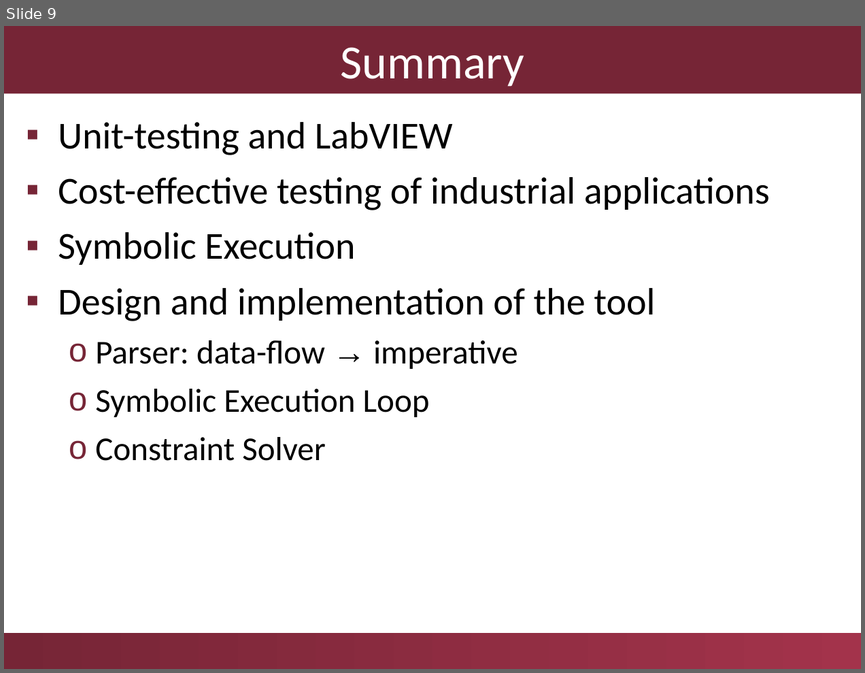
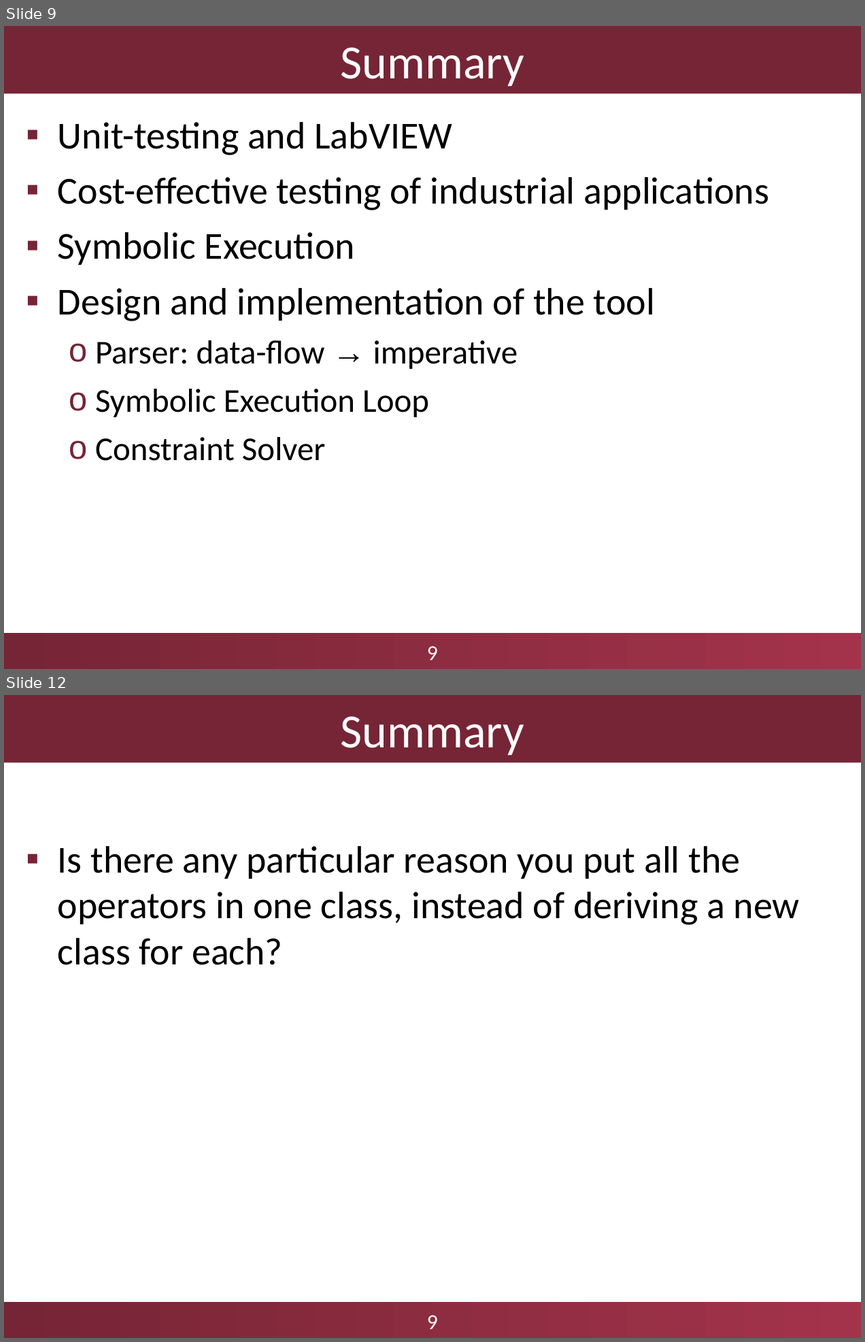
Before and after one commit to aronszabo/thesis-labview-testing, a slide deck: ftsrg-presentation.ppt. Shown one above the other, each under a label of ours: slide 9 before the commit, slides 9 and 12 after it; the slides between them are not shown. The pictures are 865x673 and 865x1342 pixels, drawn with LibreOffice and Linux fonts; fonts in the diff are those of the drawing; background and template pictures are left out. Boxes give left, top, right and bottom in pixels: in the first picture for what was removed or moved away, otherwise in the second. Text is boxed around its words. In the diff, an @@ line names an element or a change of style, - is before the commit and + after.

```diff
--- a/ftsrg-presentation.ppt
+++ b/ftsrg-presentation.ppt
@@ slide 12 added at [4, 695, 861, 1338], background #FFFFFF; not listed: 1 template element that a slide beside it also shows @@
@@ title added at [4, 695, 861, 763], fill #762536, 40 pt, text #FFFFFF @@
+Summary
@@ text added at [58, 846, 800, 965], 32 pt, text #000000 @@
+▪ Is there any particular reason you put all the operators in one class, instead of deriving a new class for each?
@@ text added at [427, 1314, 438, 1329], 18 pt, text #FFFFFF @@
+9
@@ slide 9 changed as well @@
@@ text "Unit-testing and LabVIEW" at [58, 122, 769, 461]: indent changed @@
@@ text added at [427, 645, 438, 660], 18 pt, text #FFFFFF @@
+9
```
Also in this commit, not shown: 8 other slides changed, 2 other slides added.
